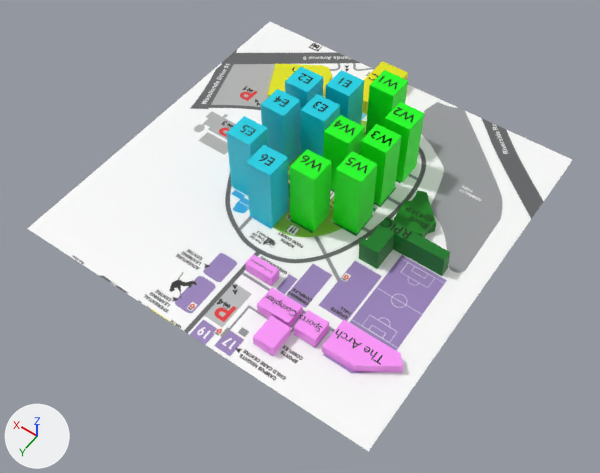
One commit to the glTF model public/models/campusmap.glb: the scene before it, then after it.
One viewpoint serves both versions: a 50 mm camera at (-20.8, 30.2, 42.2) aimed at (-1.5, 3.2, -0.2). The lights are fixed; the arrows at lower left show +X, +Y and +Z. The first picture is the older version. Where no turn or scale is listed for an object, it has been applied to the vertices.

The first picture shows 'E4', 'E5', 'E6', 'Plane', 'Plane.001', 'Plane.003', 'Text.019', 'W1', 'W2', 'W3', 'W4', 'W5', 'W6' and 25 more.
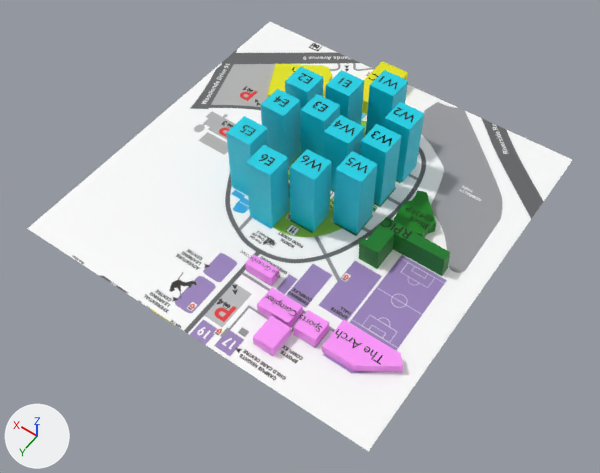
What the commit changed:
Material 'W2' (mat_w2) changes colour from green #02ff0d to cyan #00d1e7; in linear values from (0.000754, 1.0, 0.00398) to (0.0, 0.638, 0.799).
Object 'Text.019' (ob_text_019) moves from (-2.35, 7.09, 0.86) to (-2.93, 6.91, 0.86).

What differs and where, as boxes (x1, y1, x2, y2) in the pictures (600 x 473 px):
'W6', recoloured (green to cyan): (290, 149, 332, 232) in both
'W5', recoloured (green to cyan): (333, 151, 378, 234) in both
'W3', recoloured (green to cyan): (360, 124, 402, 206) in both
'W2', recoloured (green to cyan): (384, 102, 425, 182) in both
'W1', recoloured (green to cyan): (365, 70, 408, 136) in both
'W4', recoloured (green to cyan): (323, 115, 365, 191) in both
'Text.019', moved: before (254, 262, 272, 274); after (240, 251, 281, 278)
